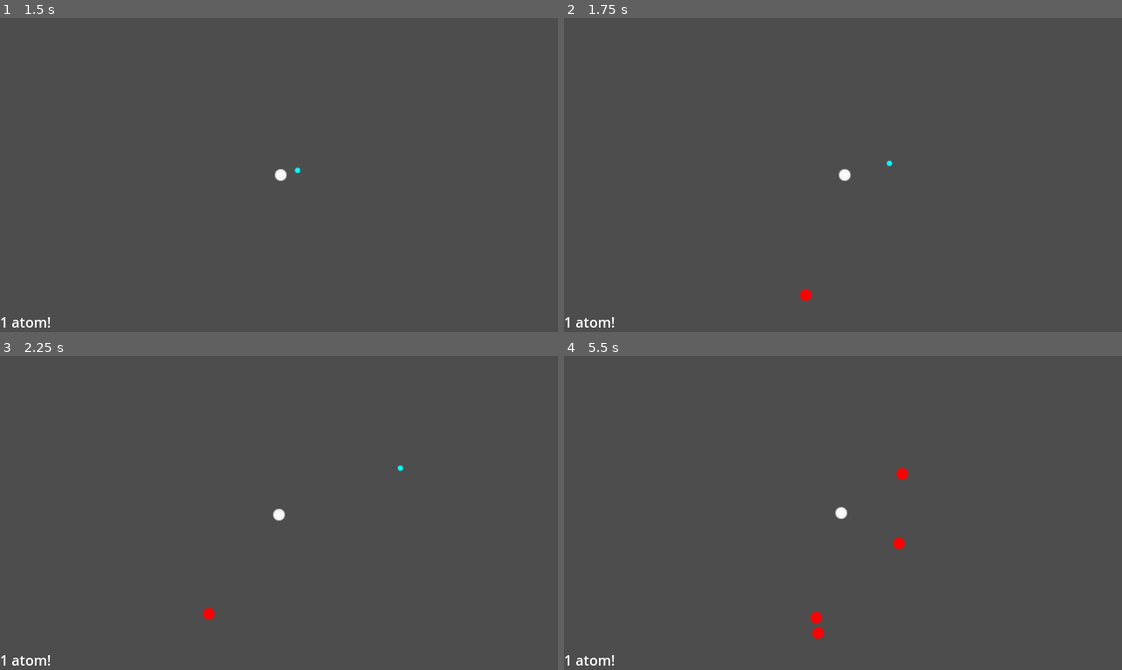
Above: before the commit, frames 1-4 (two rows, left to right).
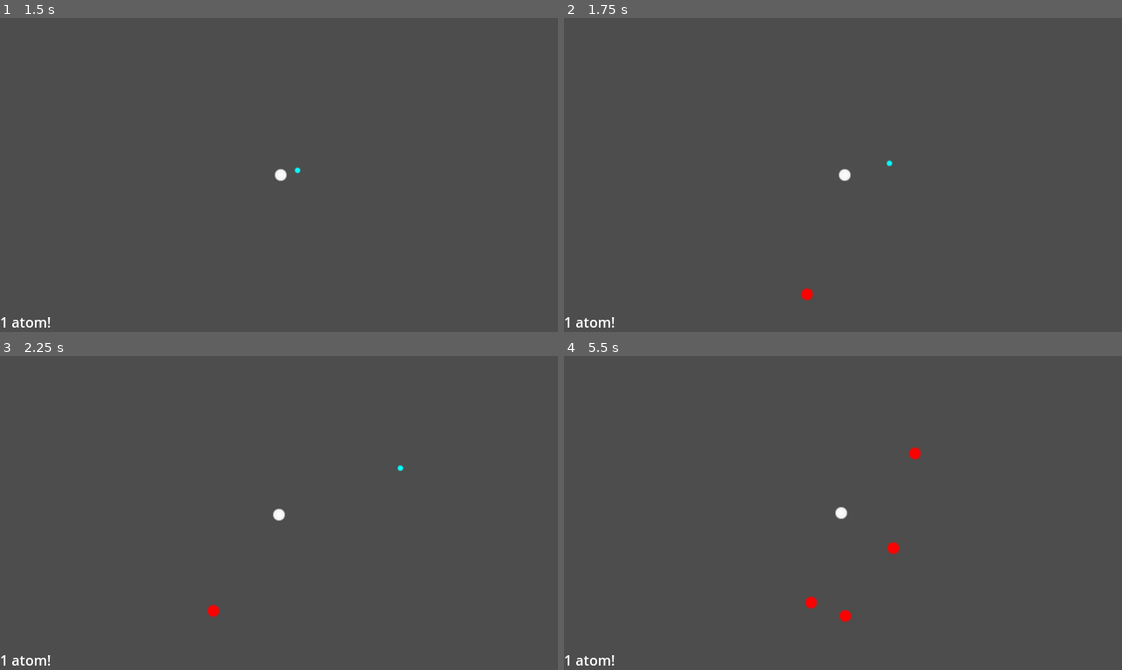
Above: after the commit, the same moments.

Repository: Isaac-SOL/ScaleShmup
Game: Godot game, scene res://scenes/menus/menu.tscn
Two runs of this game, one before a commit and one after it. Both use one fixed random seed, a clock stepped at 60 frames per second and the inputs below.
Inputs (mouse positions are in pixels of both pictures, inside the frame that each line leads up to):
- Up to frame 1 (1.5 s): click "Play" at 0.5 s; tap Enter at 1.25 s; move the mouse to (401, 159) at 1.27 s; press the mouse at (401, 159) at 1.28 s; hold D (right) from 1.28 s (still down)
- Up to frame 2 (1.75 s): keep holding D (right)
- Up to frame 3 (2.25 s): move the mouse to (167, 528) at 2.02 s; release D (right) at 2.03 s; release the mouse at (167, 528) at 2.03 s; hold S (down) from 2.03 s (still down); click (167, 528) at 2.1 s
- Up to frame 4 (5.5 s): move the mouse to (898, 443) at 2.77 s; release S (down) at 2.78 s; press the mouse at (898, 443) at 2.78 s; hold D (right) 2.78-3.53 s; move the mouse to (815, 575) at 3.52 s; release the mouse at (815, 575) at 3.53 s; hold W (up) 3.53-4.28 s; click (815, 575) at 3.6 s; move the mouse to (1010, 560) at 4.27 s; press the mouse at (1010, 560) at 4.28 s; hold A (left) from 4.28 s (still down); move the mouse to (675, 465) at 5.02 s; release the mouse at (675, 465) at 5.03 s; click (675, 465) at 5.1 s

Frame 1 is identical in both runs. In frame 2, less than 0.1% of the frame differs, in the area x 42-45%, y 86-91%; in frame 3, 0.1%; in frame 4, 0.6%, in the area x 43-65%, y 28-91%.

Commit message:
Basic enemy wander

Diff:
--- a/scripts/enemy.gd
+++ b/scripts/enemy.gd
@@ -5,8 +5,20 @@
 @export var size: int = 1
 @export var hp: int = 1
 
+var wander_time: float = 0.0
+var wander_vec: Vector2i = Vector2i(0.0, 0.0)
+
 func _ready():
 	connect("body_entered", _on_enemy_body_entered)
+
+func _process(delta):
+	wander_time -= delta
+	if wander_time < 0.0:
+		wander_time = 5.0
+		var angle = randi() % 360
+		wander_vec.x = cos(angle) * 10
+		wander_vec.y = sin(angle) * 10
+	position += wander_vec * delta
 
 func destroy():
 	queue_free()
